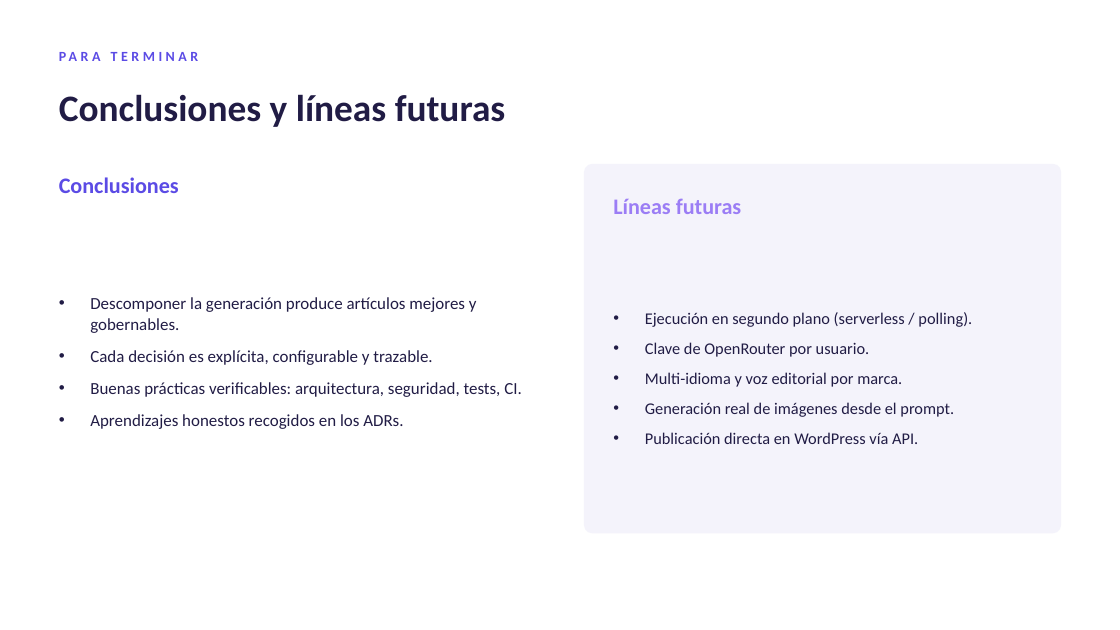
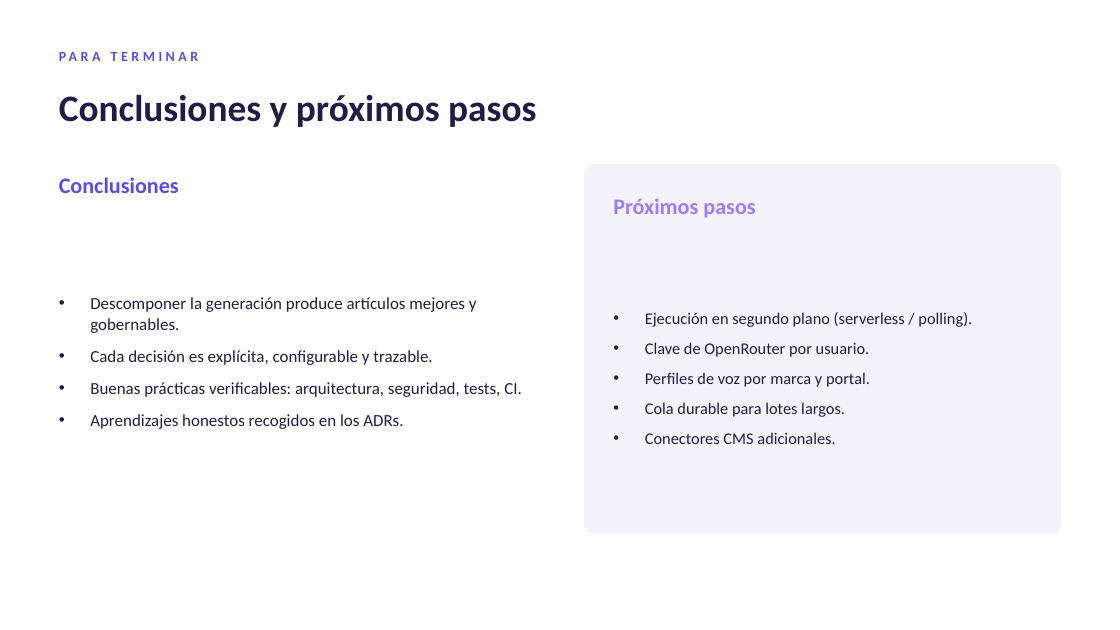
Before and after one commit to ruvelro/TFG_MasterIA_PostIA, a slide deck: slide 13 of docs/presentacion-postia.pptx. Drawn at 1120x630 pixels with LibreOffice and Linux fonts; fonts in the diff are those of the drawing. Boxes give left, top, right and bottom in pixels: in the first picture for what was removed or moved away, otherwise in the second. Text is boxed around its words. In the diff, an @@ line names an element or a change of style, - is before the commit and + after.

Commit message:
chore: integra cambios para depuracion

```diff
--- a/docs/presentacion-postia.pptx
+++ b/docs/presentacion-postia.pptx
@@ text at (59, 94, 536, 127): text changed @@
-Conclusiones y líneas futuras
+Conclusiones y próximos pasos
@@ text at (613, 198, 755, 218): text changed @@
-Líneas futuras
+Próximos pasos
@@ text at (645, 372, 870, 444): text changed @@
-• Multi-idioma y voz editorial por marca.
-• Generación real de imágenes desde el prompt.
-• Publicación directa en WordPress vía API.
+• Perfiles de voz por marca y portal.
+• Cola durable para lotes largos.
+• Conectores CMS adicionales.
```
Also in this commit, not shown: 5 other slides changed, 12 other files.
